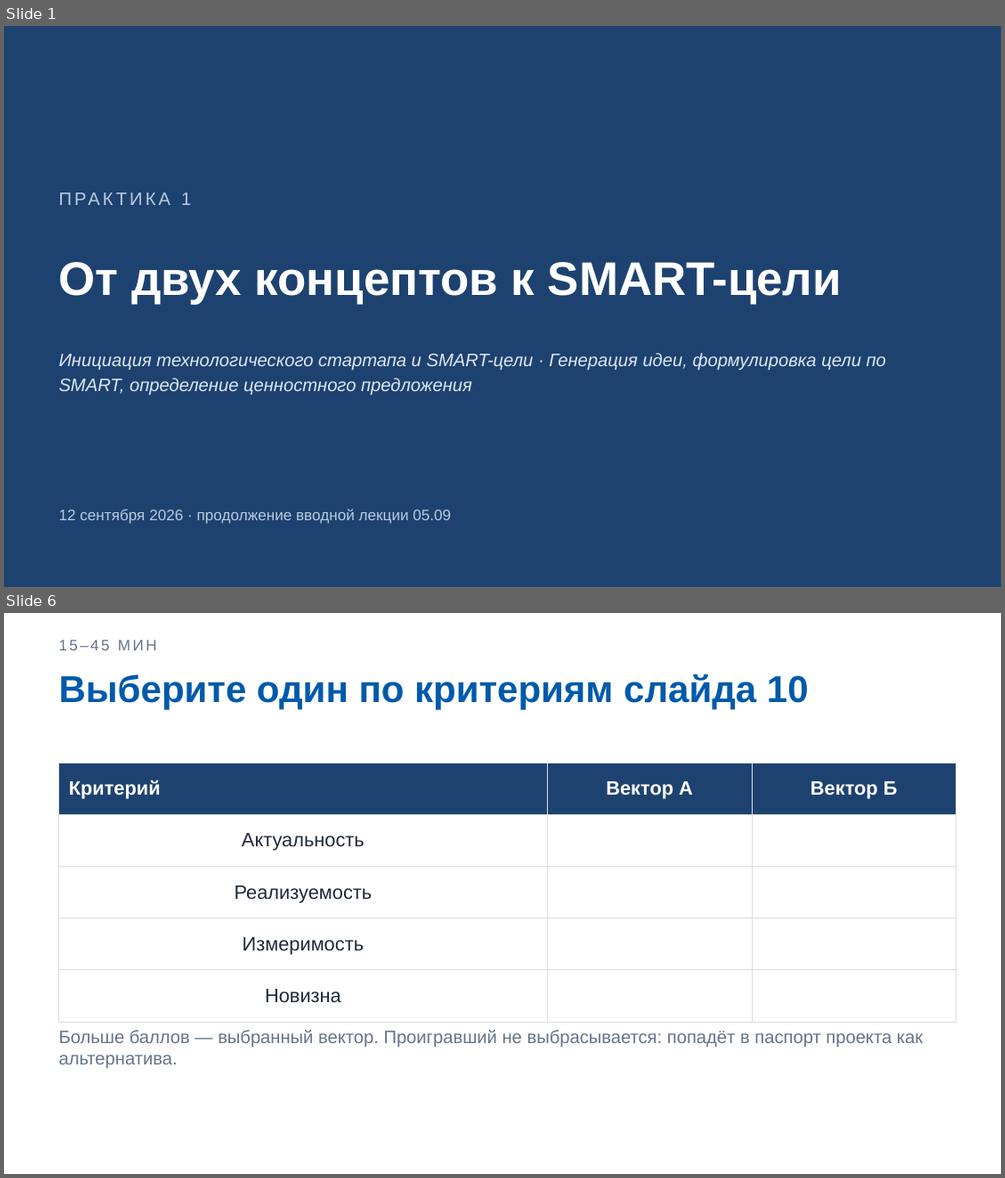
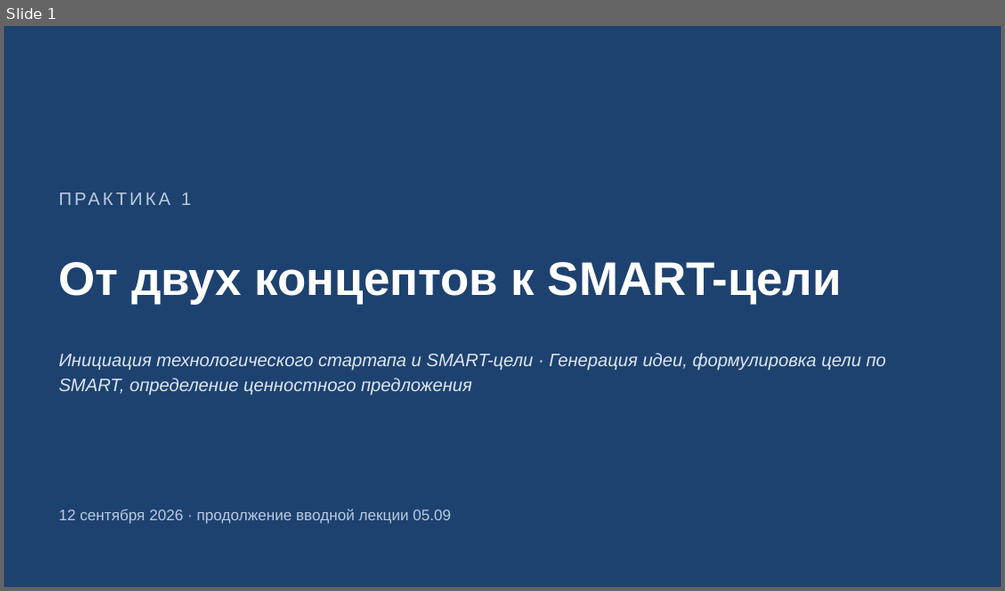
Before and after one commit to DimaMuhannad/OPD, a slide deck: zanyatiya/Zanyatie_02_Praktika1_Slaydy.pptx. Shown one above the other, each under a label of ours: slides 1 and 6 before the commit, slide 1 after it; the slides between them are not shown. The pictures are 1005x1178 and 1005x591 pixels, drawn with LibreOffice and Linux fonts; fonts in the diff are those of the drawing. Boxes give left, top, right and bottom in pixels: in the first picture for what was removed or moved away, otherwise in the second. Text is boxed around its words. In the diff, an @@ line names an element or a change of style, - is before the commit and + after.

```diff
--- a/zanyatiya/Zanyatie_02_Praktika1_Slaydy.pptx
+++ b/zanyatiya/Zanyatie_02_Praktika1_Slaydy.pptx
@@ slide 6 removed at [4, 613, 1001, 1174], background #FFFFFF @@
@@ text removed at [59, 640, 157, 650] @@
-15–45 МИН
@@ text removed at [59, 674, 809, 710] @@
-Выберите один по критериям слайда 10
@@ table removed at [59, 763, 956, 1006], 5 rows, 3 columns @@
-Критерий | Вектор А | Вектор Б
-Актуальность |  | 
-Реализуемость |  | 
-Измеримость |  | 
-Новизна |  | 
@@ text removed at [59, 1030, 922, 1068] @@
-Больше баллов — выбранный вектор. Проигравший не выбрасывается: попадёт в паспорт проекта как альтернатива.
```
Also in this commit, not shown: 9 slides changed, 4 slides added, 1 other slide removed, 5 other files.
